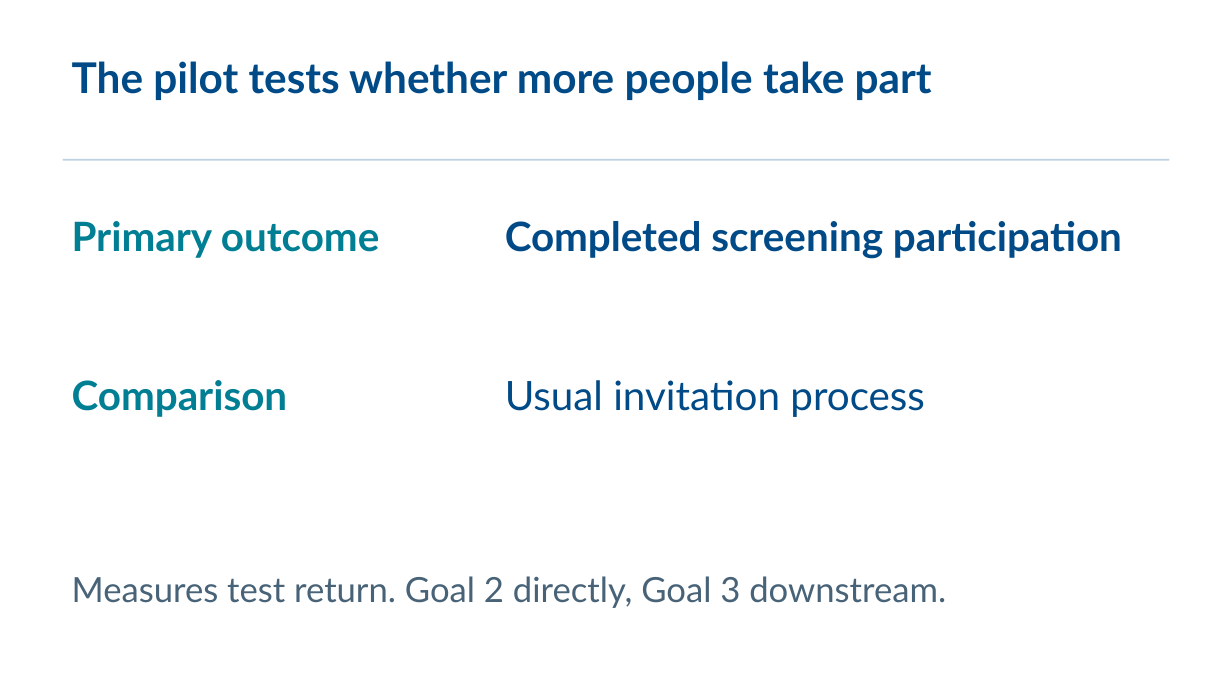
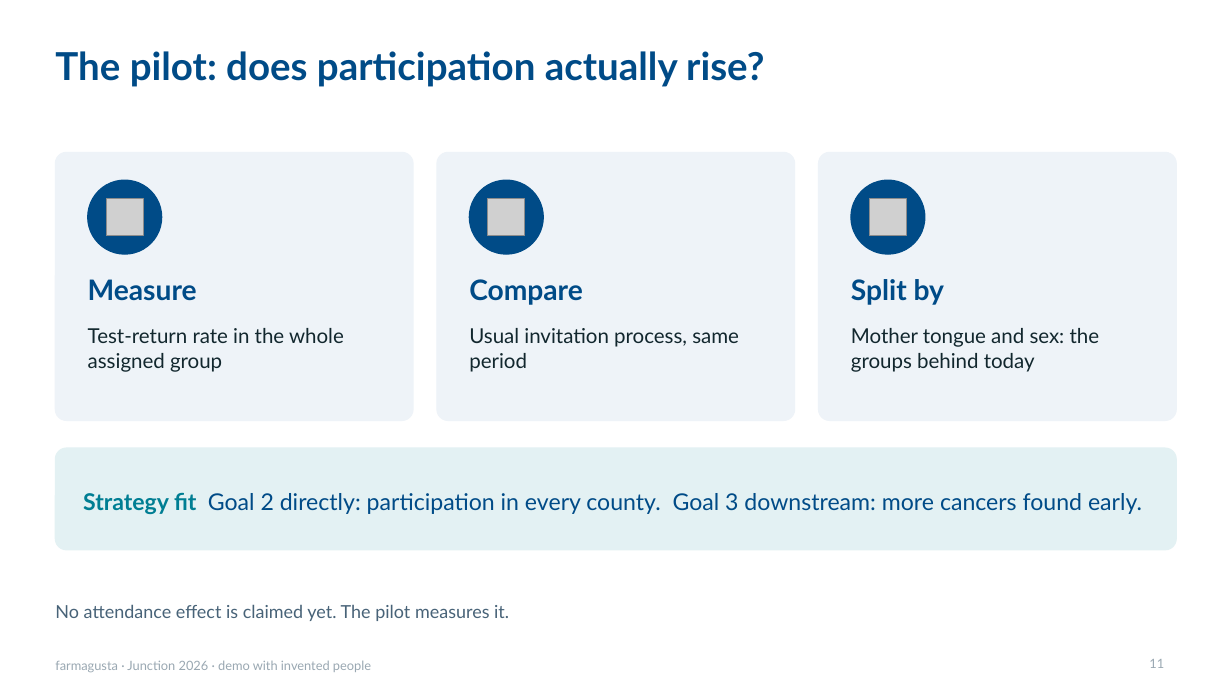
Before and after one commit to rromppanen/junction26, a slide deck: slide 11 of docs/pitch/farmagusta-screening-attendance.pptx (slide 14 before the commit). Drawn at 1232x693 pixels with LibreOffice and Linux fonts; fonts in the diff are those of the drawing; grey boxes stand for pictures. Boxes give left, top, right and bottom in pixels: in the first picture for what was removed or moved away, otherwise in the second. Text is boxed around its words. In the diff, an @@ line names an element or a change of style, - is before the commit and + after.

```diff
--- a/docs/pitch/farmagusta-screening-attendance.pptx
+++ b/docs/pitch/farmagusta-screening-attendance.pptx
@@ title added at [55, 51, 764, 87], 30 pt, text #004B87, bold @@
+The pilot: does participation actually rise?
@@ text removed at [72, 61, 932, 100] @@
-The pilot tests whether more people take part
@@ rounded rectangle added at [55, 152, 413, 421], fill #EEF3F8, outline #EEF3F8 1 pt @@
@@ rectangle removed at [63, 159, 1170, 161] @@
@@ rounded rectangle added at [437, 152, 795, 421], fill #EEF3F8, outline #EEF3F8 1 pt @@
@@ rounded rectangle added at [819, 152, 1177, 421], fill #EEF3F8, outline #EEF3F8 1 pt @@
@@ ellipse added at [88, 180, 162, 254], fill #004B87, outline #004B87 1 pt @@
@@ picture added at [106, 199, 143, 236] @@
@@ ellipse added at [470, 180, 543, 254], fill #004B87, outline #004B87 1 pt @@
@@ picture added at [488, 199, 525, 236] @@
@@ ellipse added at [851, 180, 925, 254], fill #004B87, outline #004B87 1 pt @@
@@ picture added at [870, 199, 907, 236] @@
@@ text removed at [72, 221, 379, 258] @@
-Primary outcome
@@ text removed at [505, 221, 1122, 259] @@
-Completed screening participation
@@ text added at [88, 279, 197, 301], 22 pt, text #004B87, bold @@
+Measure
@@ text added at [469, 279, 583, 305], 22 pt, text #004B87, bold @@
+Compare
@@ text added at [851, 279, 944, 305], 22 pt, text #004B87, bold @@
+Split by
@@ text at [88, 328, 344, 372]: text changed; size 27 to 16 pt; text colour #486378 to #12272E @@
-Measures test return. Goal 2 directly, Goal 3 downstream.
+Test-return rate in the whole assigned group
@@ text at [469, 328, 739, 372]: text changed; size 31.5 to 16 pt; text colour #004B87 to #12272E @@
-Usual invitation process
+Usual invitation process, same period
@@ text added at [851, 328, 1100, 372], 16 pt, text #12272E @@
+Mother tongue and sex: the groups behind today
@@ text removed at [72, 380, 288, 417] @@
-Comparison
@@ rounded rectangle added at [55, 448, 1177, 550], fill #E3F1F3, outline #E3F1F3 1 pt @@
@@ text added at [83, 492, 1142, 514], 18 pt, text #004B87 @@
+Strategy fit Goal 2 directly: participation in every county. Goal 3 downstream: more cancers found early.
@@ text added at [55, 604, 509, 621], 14 pt, text #486378 @@
+No attendance effect is claimed yet. The pilot measures it.
@@ page number added at [1149, 659, 1164, 668], 10 pt, text #9AA8B2 @@
+11
@@ text added at [55, 661, 371, 672], 10 pt, text #9AA8B2 @@
+farmagusta · Junction 2026 · demo with invented people
```
Also in this commit, not shown: 13 other slides changed, 4 slides added, 5 slides removed.
